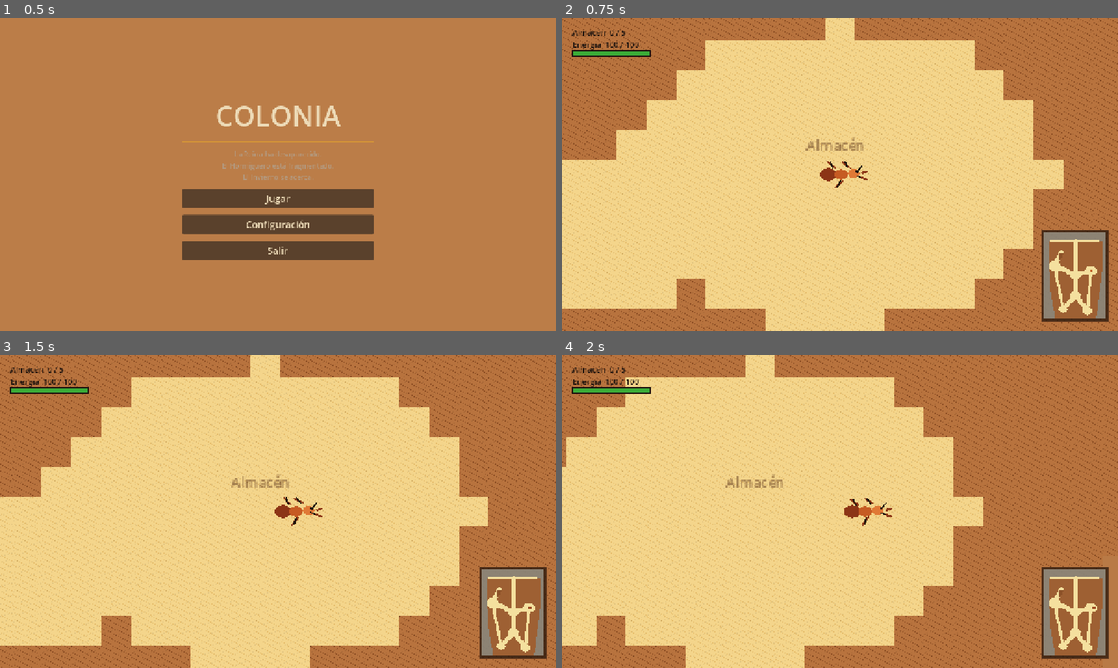
Above: before the commit, frames 1-4 (two rows, left to right).
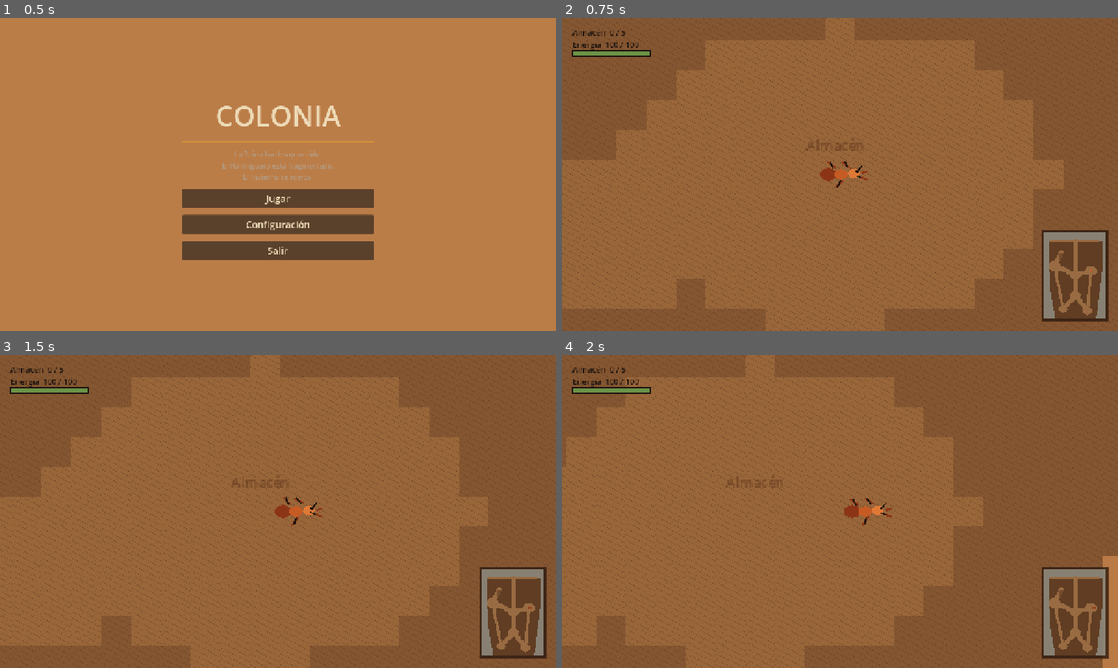
Above: after the commit, the same moments.

Repository: The-glitch-girls/an-ant-game
Game: Godot game, scene res://src/menu/menu.tscn
The game is run twice, just before and just after one commit, with the same random seed, the same clock (stepped at 60 frames per second) and the same inputs.
Inputs:
- Up to frame 1 (0.5 s): no input
- Up to frame 2 (0.75 s): click "Jugar" at 0.5 s
- Up to frame 3 (1.5 s): tap Enter at 1.25 s; hold D (mover_derecha) from 1.28 s (still down); hold Shift (correr) from 1.28 s (still down)
- Up to frame 4 (2 s): keep holding D (mover_derecha); keep holding Shift (correr)

Frame 1 is identical in both runs. In frame 2, 95% of the frame differs, in the area x 0-100%, y 0-100%; in frame 3, 95%; in frame 4, 94%.

Commit message:
Paint the Hormiguero as soft dirt instead of tiled beige rooms.
The nest should read as one scooped burrow: earth walls, a dirt path, grass only Afuera.

Diff:
--- /dev/null
+++ b/src/mundo/fondo_madriguera.gd
@@ -0,0 +1,141 @@
+class_name FondoMadriguera
+extends Node2D
+
+const RES := 2
+const PASES_BLUR := 2
+
+
+func armar(mapa: HormigueroMapa) -> void:
+	z_index = -5
+	_pintar_suelo(mapa)
+	_esparcir_detalles(mapa)
+	_pintar_pasto(mapa)
+
+
+func _pintar_suelo(mapa: HormigueroMapa) -> void:
+	var w: int = HormigueroMapa.ANCHO * RES
+	var h: int = HormigueroMapa.ALTO * RES
+	var hueco := _raster(mapa, w, h, func(c: int, _x: int, _y: int) -> bool:
+		return c == HormigueroMapa.TUNEL or c == HormigueroMapa.CIELO
+	)
+	var aire := _raster(mapa, w, h, func(c: int, _x: int, _y: int) -> bool:
+		return c == HormigueroMapa.CIELO
+	)
+	var tapado := _raster(mapa, w, h, func(c: int, _x: int, _y: int) -> bool:
+		return c == HormigueroMapa.DERRUMBADA
+	)
+	var afuera := _raster(mapa, w, h, func(c: int, _x: int, y: int) -> bool:
+		return c == HormigueroMapa.TUNEL and y / RES <= 11
+	)
+	for _i in PASES_BLUR:
+		hueco = _blur(hueco, w, h)
+		aire = _blur(aire, w, h)
+		tapado = _blur(tapado, w, h)
+		afuera = _blur(afuera, w, h)
+
+	var img := Image.create(w, h, false, Image.FORMAT_RGBA8)
+	for y in h:
+		for x in w:
+			var i: int = y * w + x
+			img.set_pixel(x, y, Color(hueco[i], aire[i], tapado[i], afuera[i]))
+
+	var sprite := Sprite2D.new()
+	sprite.centered = false
+	sprite.texture = ImageTexture.create_from_image(img)
+	sprite.texture_filter = CanvasItem.TEXTURE_FILTER_LINEAR
+	sprite.scale = Vector2(HormigueroMapa.TILE / float(RES), HormigueroMapa.TILE / float(RES))
+	var mat := ShaderMaterial.new()
+	mat.shader = load("res://src/mundo/fondo_madriguera.gdshader")
+	mat.set_shader_parameter("tierra", Paleta.TIERRA)
+	mat.set_shader_parameter("labio", Paleta.LABIO)
+	mat.set_shader_parameter("arcilla", Paleta.TUNEL)
+	mat.set_shader_parameter("arcilla_sombra", Paleta.TUNEL_OSCURO)
+	mat.set_shader_parameter("cielo", Paleta.CIELO)
+	mat.set_shader_parameter("derrumbe", Paleta.TIERRA_MANCHA)
+	mat.set_shader_parameter("pasto", Paleta.PASTO)
+	mat.set_shader_parameter("mapa_celdas", Vector2(HormigueroMapa.ANCHO, HormigueroMapa.ALTO))
+	sprite.material = mat
+	add_child(sprite)
+
+
+func _esparcir_detalles(mapa: HormigueroMapa) -> void:
+	var rng := RandomNumberGenerator.new()
+	rng.seed = 17
+	for y in HormigueroMapa.ALTO:
+		for x in HormigueroMapa.ANCHO:
+			var c: int = mapa.get_celda(x, y)
+			if c == HormigueroMapa.TIERRA and _toca_tunel(mapa, x, y) and rng.randf() < 0.018:
+				_guijarro(mapa.mundo(x, y) + Vector2(rng.randf_range(-6, 6), rng.randf_range(-6, 6)), rng)
+
+
+func _toca_tunel(mapa: HormigueroMapa, x: int, y: int) -> bool:
+	for oy in range(-1, 2):
+		for ox in range(-1, 2):
+			if mapa.get_celda(x + ox, y + oy) == HormigueroMapa.TUNEL:
+				return true
+	return false
+
+
+func _guijarro(pos: Vector2, rng: RandomNumberGenerator) -> void:
+	var p := Polygon2D.new()
+	p.position = pos
+	p.color = Paleta.GUIJARRO.lerp(Paleta.TIERRA, rng.randf() * 0.5)
+	p.modulate.a = 0.7
+	p.z_index = 1
+	var rx := rng.randf_range(2.4, 4.2)
+	var ry := rng.randf_range(1.8, 3.0)
+	var pts := PackedVector2Array()
+	for i in 7:
+		var a := TAU * i / 7.0 + rng.randf() * 0.3
+		pts.append(Vector2(cos(a) * rx, sin(a) * ry))
+	p.polygon = pts
+	add_child(p)
+
+
+func _pintar_pasto(mapa: HormigueroMapa) -> void:
+	var rng := RandomNumberGenerator.new()
+	rng.seed = 9
+	for x in range(8, 64):
+		if mapa.get_celda(x, 10) != HormigueroMapa.TUNEL:
+			continue
+		if rng.randf() > 0.28:
+			continue
+		var mata := Polygon2D.new()
+		mata.position = mapa.mundo(x, 9) + Vector2(rng.randf_range(-8, 8), rng.randf_range(-6, 2))
+		mata.color = Paleta.PASTO.lerp(Color(0.30, 0.48, 0.20), rng.randf() * 0.4)
+		mata.z_index = 1
+		var w := rng.randf_range(5.0, 9.0)
+		var h := rng.randf_range(4.0, 7.5)
+		mata.polygon = PackedVector2Array([
+			Vector2(-w * 0.5, 0),
+			Vector2(-w * 0.15, -h),
+			Vector2(0, -h * 0.55),
+			Vector2(w * 0.2, -h * 0.9),
+			Vector2(w * 0.5, 0),
+		])
+		add_child(mata)
+
+
+func _raster(mapa: HormigueroMapa, w: int, h: int, pred: Callable) -> PackedFloat32Array:
+	var g := PackedFloat32Array()
+	g.resize(w * h)
+	for y in h:
+		for x in w:
+			var c: int = mapa.get_celda(int(x / RES), int(y / RES))
+			g[y * w + x] = 1.0 if pred.call(c, x, y) else 0.0
+	return g
+
+
+func _blur(src: PackedFloat32Array, w: int, h: int) -> PackedFloat32Array:
+	var dst := PackedFloat32Array()
+	dst.resize(w * h)
+	for y in h:
+		for x in w:
+			var acc := 0.0
+			for oy in range(-1, 2):
+				for ox in range(-1, 2):
+					var xx: int = clampi(x + ox, 0, w - 1)
+					var yy: int = clampi(y + oy, 0, h - 1)
+					acc += src[yy * w + xx]
+			dst[y * w + x] = acc / 9.0
+	return dst
--- /dev/null
+++ b/src/mundo/fondo_madriguera.gdshader
@@ -0,0 +1,41 @@
+shader_type canvas_item;
+
+uniform vec4 tierra : source_color;
+uniform vec4 labio : source_color;
+uniform vec4 arcilla : source_color;
+uniform vec4 arcilla_sombra : source_color;
+uniform vec4 cielo : source_color;
+uniform vec4 derrumbe : source_color;
+uniform vec4 pasto : source_color;
+uniform vec2 mapa_celdas = vec2(72.0, 100.0);
+
+float hash(vec2 p) {
+	return fract(sin(dot(p, vec2(127.1, 311.7))) * 43758.5453);
+}
+
+void fragment() {
+	vec4 campo = texture(TEXTURE, UV);
+	float hueco = campo.r;
+	float aire = campo.g;
+	float tapado = campo.b;
+	float afuera = campo.a;
+
+	vec2 p = UV * mapa_celdas;
+	float grano = hash(p * 16.0);
+	float vena = sin(p.x * 0.85 + p.y * 0.5) * cos(p.x * 0.4 - p.y * 0.75);
+
+	vec4 masa = mix(tierra, labio, 0.22 + vena * 0.08 + grano * 0.12);
+	vec4 piso = mix(arcilla_sombra, arcilla, smoothstep(0.38, 0.9, hueco));
+	piso.rgb += (grano - 0.5) * 0.03;
+
+	float labio_amt = smoothstep(0.16, 0.34, hueco) * (1.0 - smoothstep(0.42, 0.66, hueco));
+	vec4 col = mix(masa, piso, smoothstep(0.2, 0.48, hueco));
+	col = mix(col, labio, labio_amt * 0.55);
+	col = mix(col, derrumbe, smoothstep(0.25, 0.7, tapado) * 0.45);
+
+	float mata = smoothstep(0.55, 0.92, hash(p * 7.5 + 2.0));
+	col = mix(col, pasto, afuera * (0.55 + mata * 0.35));
+	col = mix(col, cielo, smoothstep(0.34, 0.78, aire));
+
+	COLOR = vec4(col.rgb, 1.0);
+}
--- a/src/mundo/obrera.gd
+++ b/src/mundo/obrera.gd
@@ -27,7 +27,7 @@
 	_cuerpo.add_child(_ovalo(Vector2(13, -2), Vector2(2.4, 2.4), Paleta.OJO))
 	if _lleva_miga:
 		var miga := Polygon2D.new()
-		miga.color = Paleta.TUNEL_OSCURO
+		miga.color = Paleta.AMBAR
 		miga.position = Vector2(16, 3)
 		miga.polygon = PackedVector2Array([Vector2(-4, 0), Vector2(5, -3), Vector2(4, 3)])
 		_cuerpo.add_child(miga)
--- a/src/mundo/paleta.gd
+++ b/src/mundo/paleta.gd
@@ -1,16 +1,25 @@
 class_name Paleta
 extends Object
 
-const TIERRA := Color(0.725, 0.478, 0.275)
-const TIERRA_OSCURA := Color(0.62, 0.38, 0.20)
-const TIERRA_MANCHA := Color(0.55, 0.32, 0.16)
-const TUNEL := Color(0.96, 0.88, 0.62)
-const TUNEL_OSCURO := Color(0.90, 0.78, 0.48)
-const CIELO := Color(0.95, 0.96, 0.94)
+const TIERRA := Color(0.52, 0.36, 0.22)
+const TIERRA_OSCURA := Color(0.38, 0.24, 0.14)
+const TIERRA_MANCHA := Color(0.46, 0.30, 0.18)
+const LABIO := Color(0.40, 0.26, 0.16)
+const TUNEL := Color(0.60, 0.42, 0.26)
+const TUNEL_OSCURO := Color(0.50, 0.34, 0.20)
+const CIELO := Color(0.62, 0.80, 0.94)
+const PASTO := Color(0.40, 0.58, 0.28)
 const HORMIGA := Color(0.78, 0.38, 0.16)
 const HORMIGA_OSCURA := Color(0.55, 0.22, 0.10)
 const HORMIGA_PANZA := Color(0.88, 0.50, 0.24)
 const OJO := Color(0.12, 0.08, 0.06)
 const HUESO := Color(0.93, 0.86, 0.72)
 const AMBAR := Color(0.83, 0.58, 0.22)
-const HOJA_VERDE := Color(0.23, 0.68, 0.22)
+const HOJA_VERDE := Color(0.42, 0.58, 0.28)
+const GUIJARRO := Color(0.82, 0.66, 0.44)
+const CREMA := Color(0.992, 0.976, 0.91)
+const TINTA := Color(0.28, 0.22, 0.18)
+const TERRACOTA := Color(0.86, 0.52, 0.42)
+const TRAZO := Color(0.22, 0.16, 0.12)
+const CORAZON := Color(0.72, 0.32, 0.26)
+const CORAZON_VACIO := Color(0.38, 0.32, 0.28)
Not shown, added: src/mundo/fondo_madriguera.gd.uid
Not shown, added: src/mundo/fondo_madriguera.gdshader.uid
